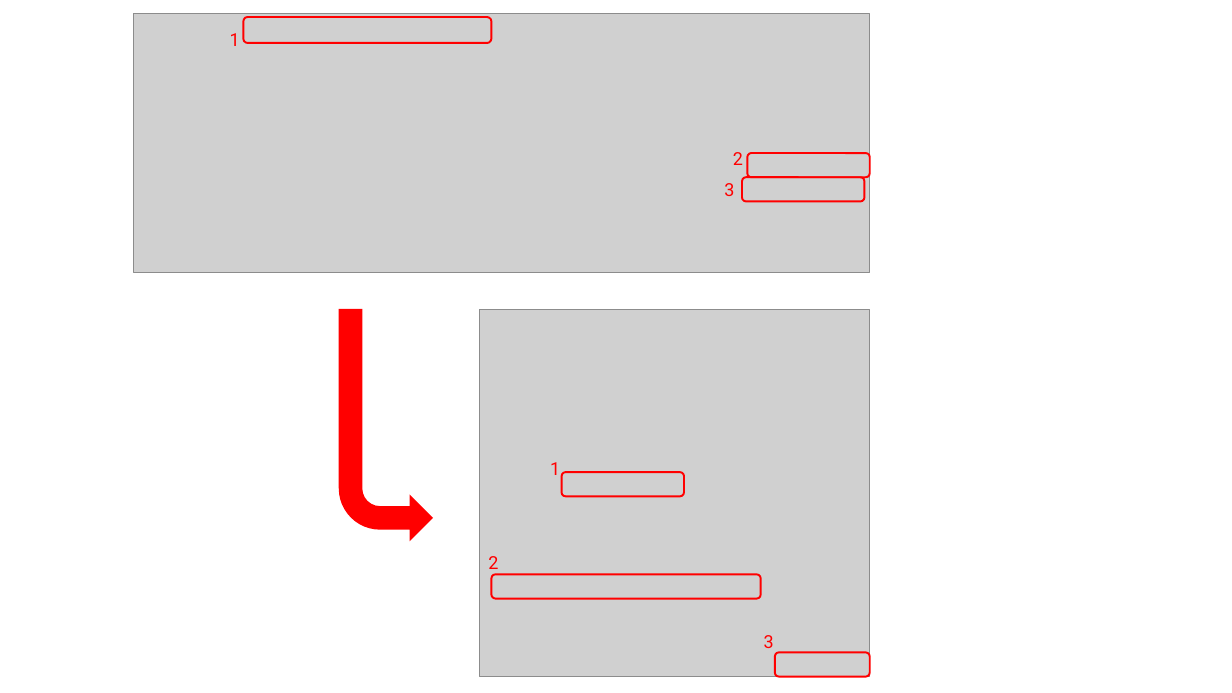
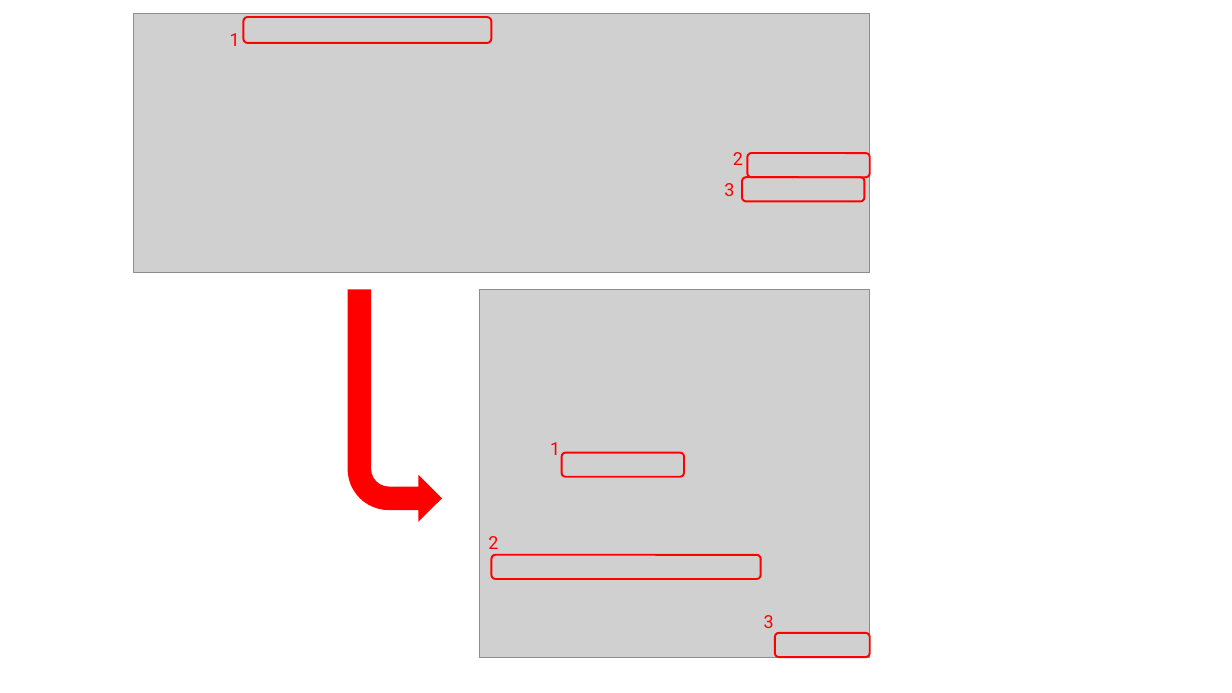
Before and after one commit to BaosenZ/baosenz.github.io, a slide deck: slide 1 of assets/blog_files/files_blog20241228/figures.pptx. Drawn at 1232x693 pixels with LibreOffice and Linux fonts; fonts in the diff are those of the drawing; grey boxes stand for pictures. Boxes give left, top, right and bottom in pixels: in the first picture for what was removed or moved away, otherwise in the second. Text is boxed around its words. In the diff, an @@ line names an element or a change of style, - is before the commit and + after.

```diff
--- a/assets/blog_files/files_blog20241228/figures.pptx
+++ b/assets/blog_files/files_blog20241228/figures.pptx
@@ bent arrow moved from (x1=339, y1=309, x2=433, y2=542) to (x1=348, y1=289, x2=442, y2=522) @@
@@ 3 texts, 3 rounded rectangles, 1 picture moved together from (x1=480, y1=309, x2=871, y2=677) to (x1=480, y1=289, x2=871, y2=657) @@
```
Also in this commit, not shown: 10 other files.
